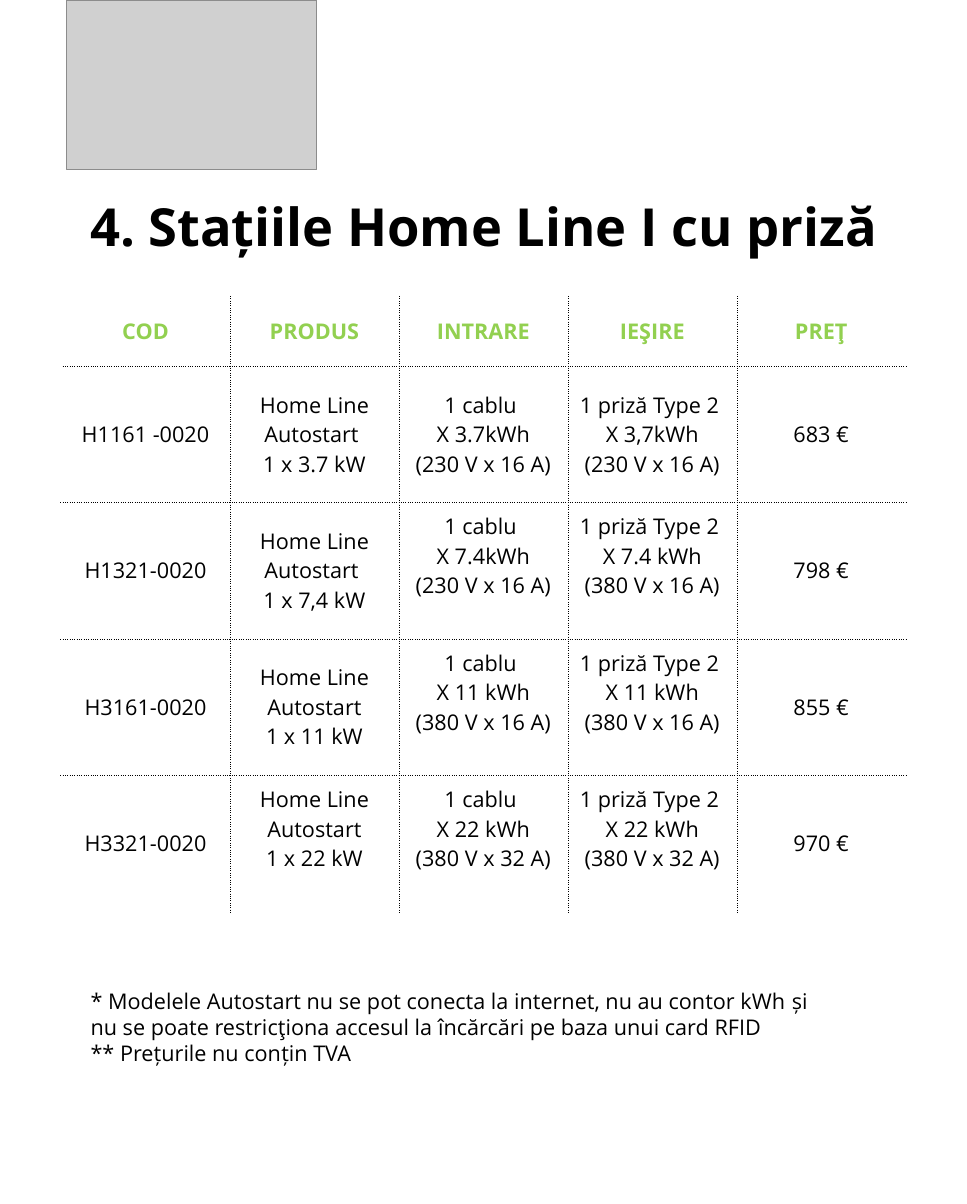
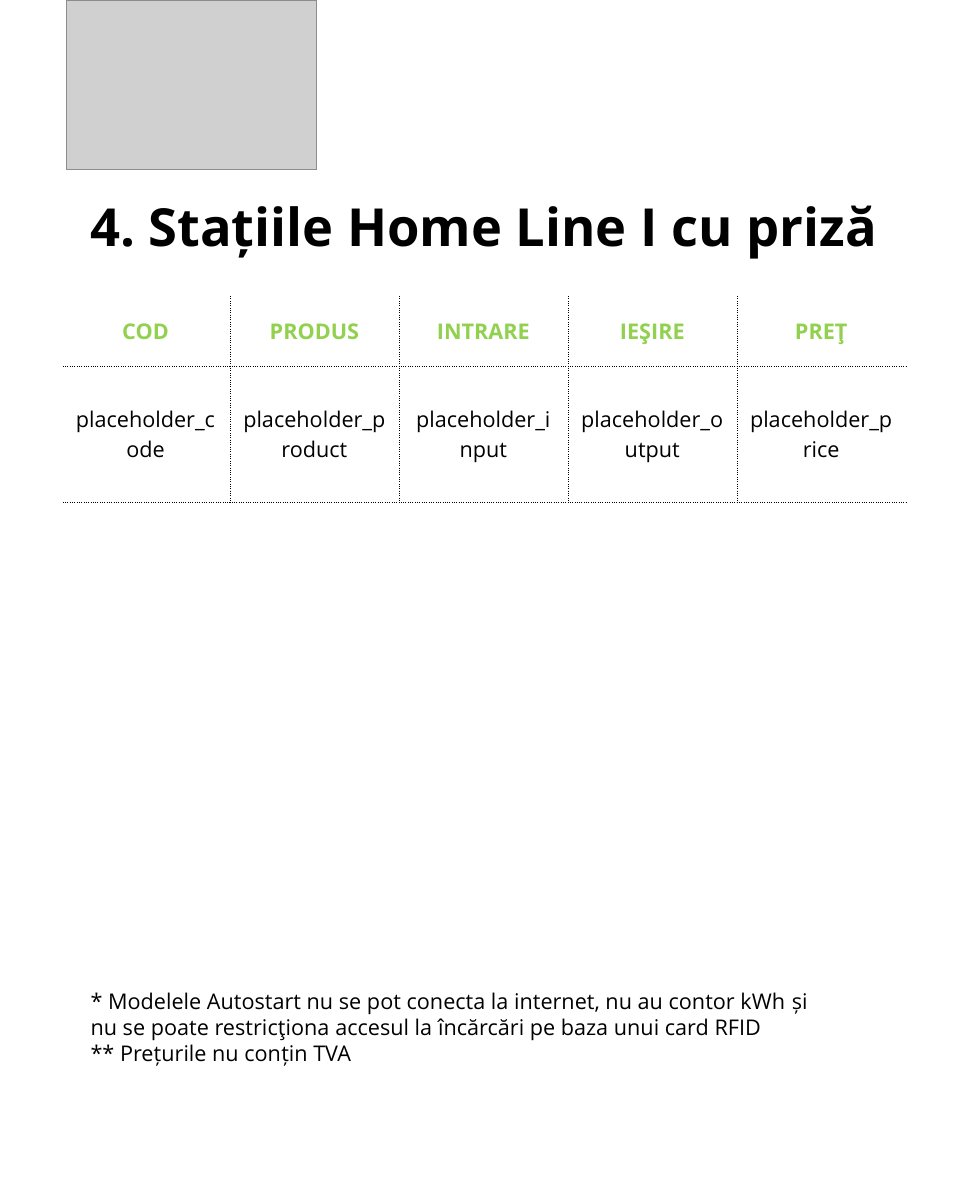
Before and after one commit to adriansacuiu/Oferte, a slide deck: slide 5 of target/ppt/input/input home line.pptx. Drawn at 967x1204 pixels with LibreOffice and Linux fonts; fonts in the diff are those of the drawing; grey boxes stand for pictures. Boxes give left, top, right and bottom in pixels: in the first picture for what was removed or moved away, otherwise in the second. Text is boxed around its words. In the diff, an @@ line names an element or a change of style, - is before the commit and + after.

```diff
--- a/target/ppt/input/input home line.pptx
+++ b/target/ppt/input/input home line.pptx
@@ table at (61, 297, 906, 502) @@
-row 2: H1161 -0020 | Home Line Autostart / 1 x 3.7 kW | 1 cablu / X 3.7kWh / (230 V x 16 A) | 1 priză Type 2 / X 3,7kWh / (230 V x 16 A) | 683 €
-row 3: H1321-0020 | Home Line Autostart / 1 x 7,4 kW | 1 cablu / X 7.4kWh / (230 V x 16 A) | 1 priză Type 2 / X 7.4 kWh / (380 V x 16 A) | 798 €
-row 4: H3161-0020 | Home Line / Autostart / 1 x 11 kW | 1 cablu / X 11 kWh / (380 V x 16 A) | 1 priză Type 2 / X 11 kWh / (380 V x 16 A) | 855 €
-row 5: H3321-0020 | Home Line / Autostart / 1 x 22 kW | 1 cablu / X 22 kWh / (380 V x 32 A) | 1 priză Type 2 / X 22 kWh / (380 V x 32 A) | 970 €
+row 2: placeholder_code | placeholder_product | placeholder_input | placeholder_output | placeholder_price
```
Also in this commit, not shown: 21 other files.
